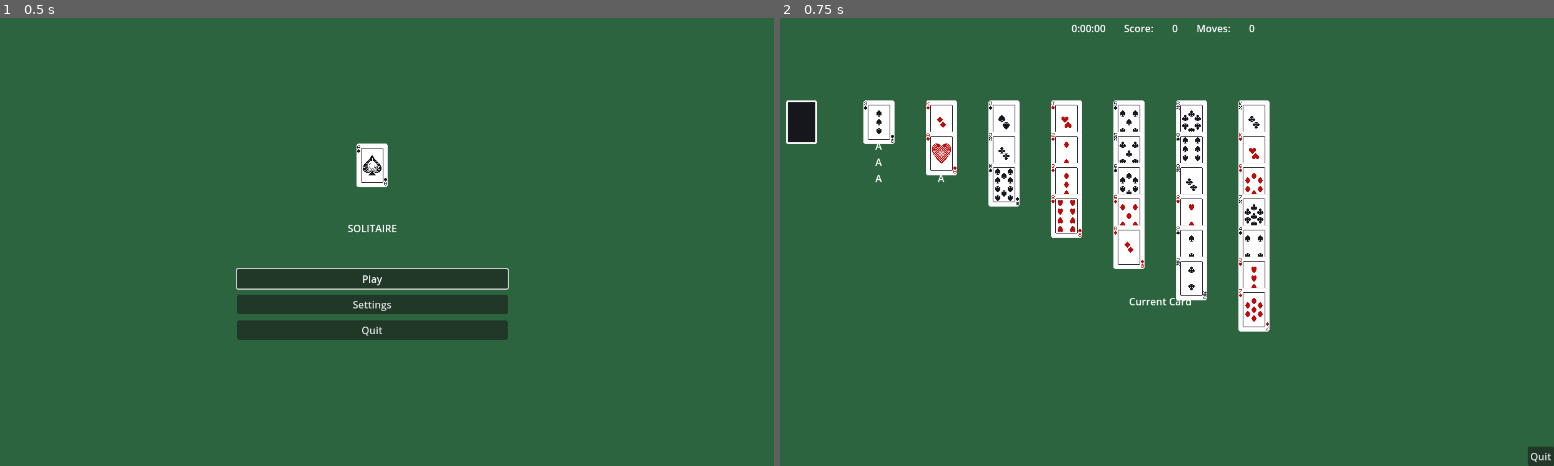
Above: before the commit, frames 1-2 (left to right).
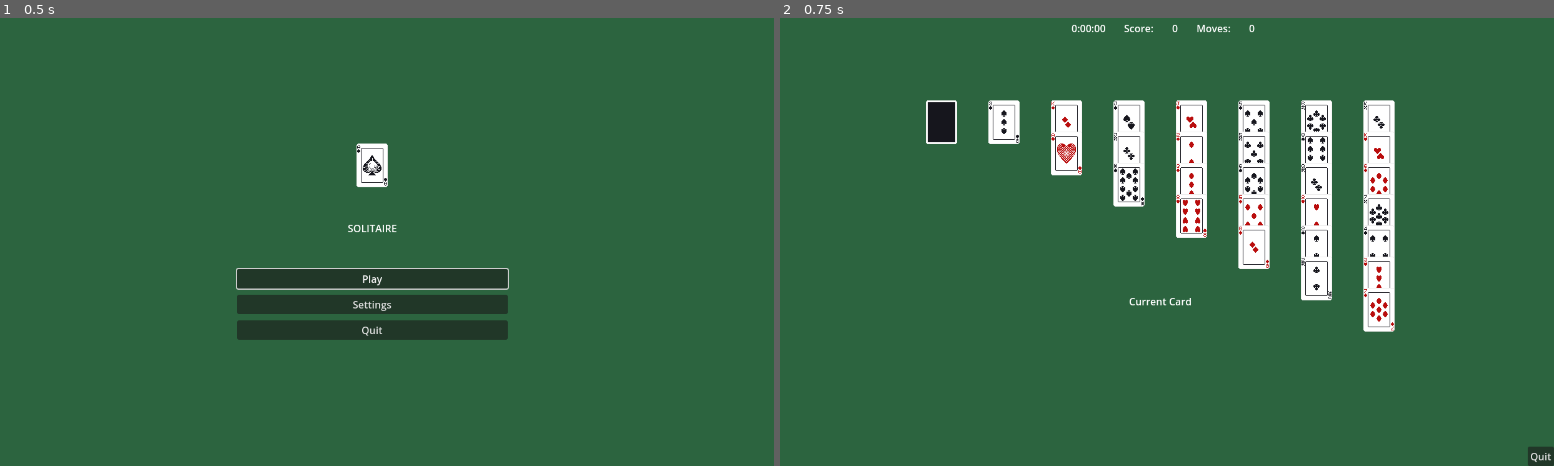
Above: after the commit, the same moments.

Repository: GabeContra/GodotSolitaire
Game: Godot game, scene res://Scenes/MainMenu.tscn
The game is run twice, just before and just after one commit, with the same random seed, the same clock (stepped at 60 frames per second) and the same inputs.
Inputs:
- Up to frame 1 (0.5 s): no input
- Up to frame 2 (0.75 s): click "Play" at 0.5 s

Frame 1 is identical in both runs. In frame 2, 9.2% of the frame differs, in the area x 0-80%, y 18-71%.

Commit message:
removed unnecessary stuff due to using new card sprite scene

Diff:
--- a/Scenes/Game.tscn
+++ b/Scenes/Game.tscn
@@ -74,40 +74,38 @@
 "
 metadata/_edit_use_anchors_ = true
 
-[node name="Cards" type="Node" parent="."]
-
 [node name="Foundation" parent="." instance=ExtResource("4")]
 position = Vector2(994, 300)
 suit = 0
 
 [node name="Stock" parent="." instance=ExtResource("3")]
-position = Vector2(76.086, 170)
+position = Vector2(300, 170)
 
 [node name="Waste" parent="." instance=ExtResource("6")]
-position = Vector2(78.5723, 340.106)
+position = Vector2(300, 340.106)
 
 [node name="Piles" type="Node" parent="."]
 
 [node name="Pile" parent="Piles" instance=ExtResource("5")]
-position = Vector2(200, 170)
+position = Vector2(400, 170)
 
 [node name="Pile2" parent="Piles" instance=ExtResource("5")]
-position = Vector2(300, 170)
+position = Vector2(500, 170)
 
 [node name="Pile3" parent="Piles" instance=ExtResource("5")]
-position = Vector2(400, 170)
+position = Vector2(600, 170)
 
 [node name="Pile4" parent="Piles" instance=ExtResource("5")]
-position = Vector2(500, 170)
+position = Vector2(700, 170)
 
 [node name="Pile5" parent="Piles" instance=ExtResource("5")]
-position = Vector2(600, 170)
+position = Vector2(800, 170)
 
 [node name="Pile6" parent="Piles" instance=ExtResource("5")]
-position = Vector2(700, 170)
+position = Vector2(900, 170)
 
 [node name="Pile7" parent="Piles" instance=ExtResource("5")]
-position = Vector2(800, 170)
+position = Vector2(1000, 170)
 
 [connection signal="pressed" from="Control/Quit" to="." method="_on_Quit_pressed"]
 [connection signal="take_card" from="Waste" to="." method="_on_Waste_take_card"]
--- a/Scenes/Pile.tscn
+++ b/Scenes/Pile.tscn
@@ -12,21 +12,6 @@
 [node name="SetArea" type="CollisionShape2D" parent="."]
 shape = SubResource("1")
 
-[node name="Label" type="Label" parent="."]
-anchors_preset = 5
-anchor_left = 0.5
-anchor_right = 0.5
-offset_left = -20.0
-offset_right = 20.0
-offset_bottom = 101.0
-grow_horizontal = 2
-size_flags_horizontal = 4
-text = "A
-A
-A
-A"
-horizontal_alignment = 1
-
 [node name="Cards" type="Marker2D" parent="."]
 
 [connection signal="area_entered" from="." to="." method="_on_Pile_area_entered"]
--- a/Scripts/Pile.gd
+++ b/Scripts/Pile.gd
@@ -29,9 +29,6 @@
 	num_of_cards -= 1
 	return cards.pop_back()
 
-func update_visuals():
-	$Label.text = "updated"
-
 
 func set_card():
 	if card_on_me != null:
Not shown, changed: Art/Aggro.png.import
Not shown, added: Scripts/ChessGame.gd.uid
Not shown, added: Scripts/PieceController.gd.uid
